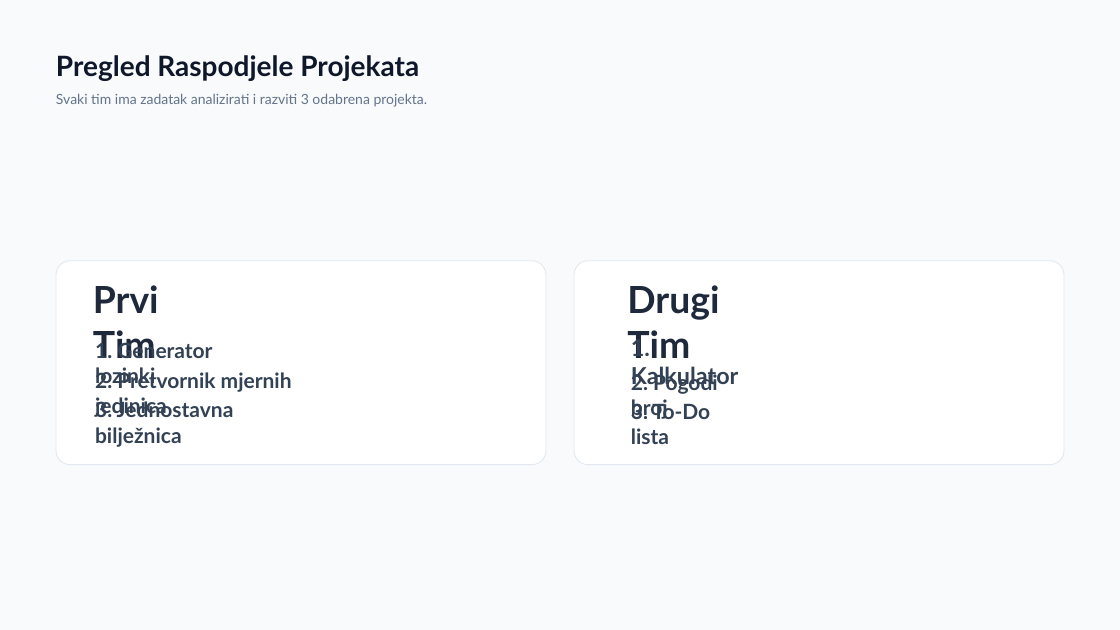
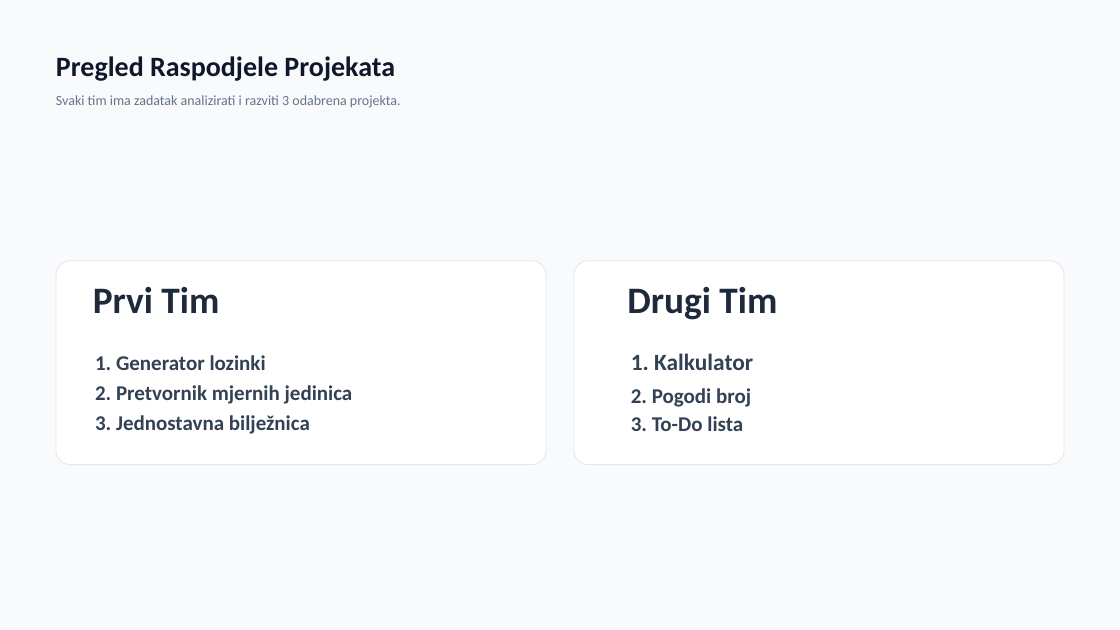
Before and after one commit to Lovro-Klaric239/Mikroprojekt, a slide deck: slide 2 of Prijedlozi Projekata Aplikacija.pptx. Drawn at 1120x630 pixels with LibreOffice and Linux fonts; fonts in the diff are those of the drawing. Boxes give left, top, right and bottom in pixels: in the first picture for what was removed or moved away, otherwise in the second. Text is boxed around its words. In the diff, an @@ line names an element or a change of style, - is before the commit and + after.

```diff
--- a/Prijedlozi Projekata Aplikacija.pptx
+++ b/Prijedlozi Projekata Aplikacija.pptx
@@ font Lato to Calibri in 10 elements at [93, 287, 219, 313], [95, 355, 266, 370], [95, 385, 353, 404], [95, 415, 310, 434], [627, 287, 777, 320], [631, 353, 753, 370], [631, 388, 751, 407], [631, 416, 743, 431], [56, 56, 395, 81], [56, 95, 401, 108] @@
```
Also in this commit, not shown: 9 other slides changed.
